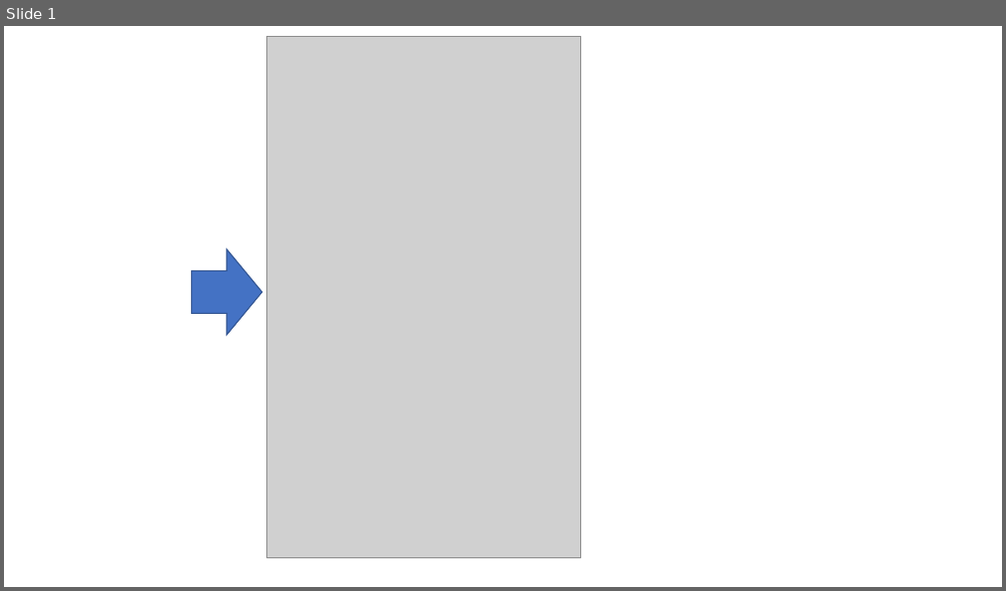
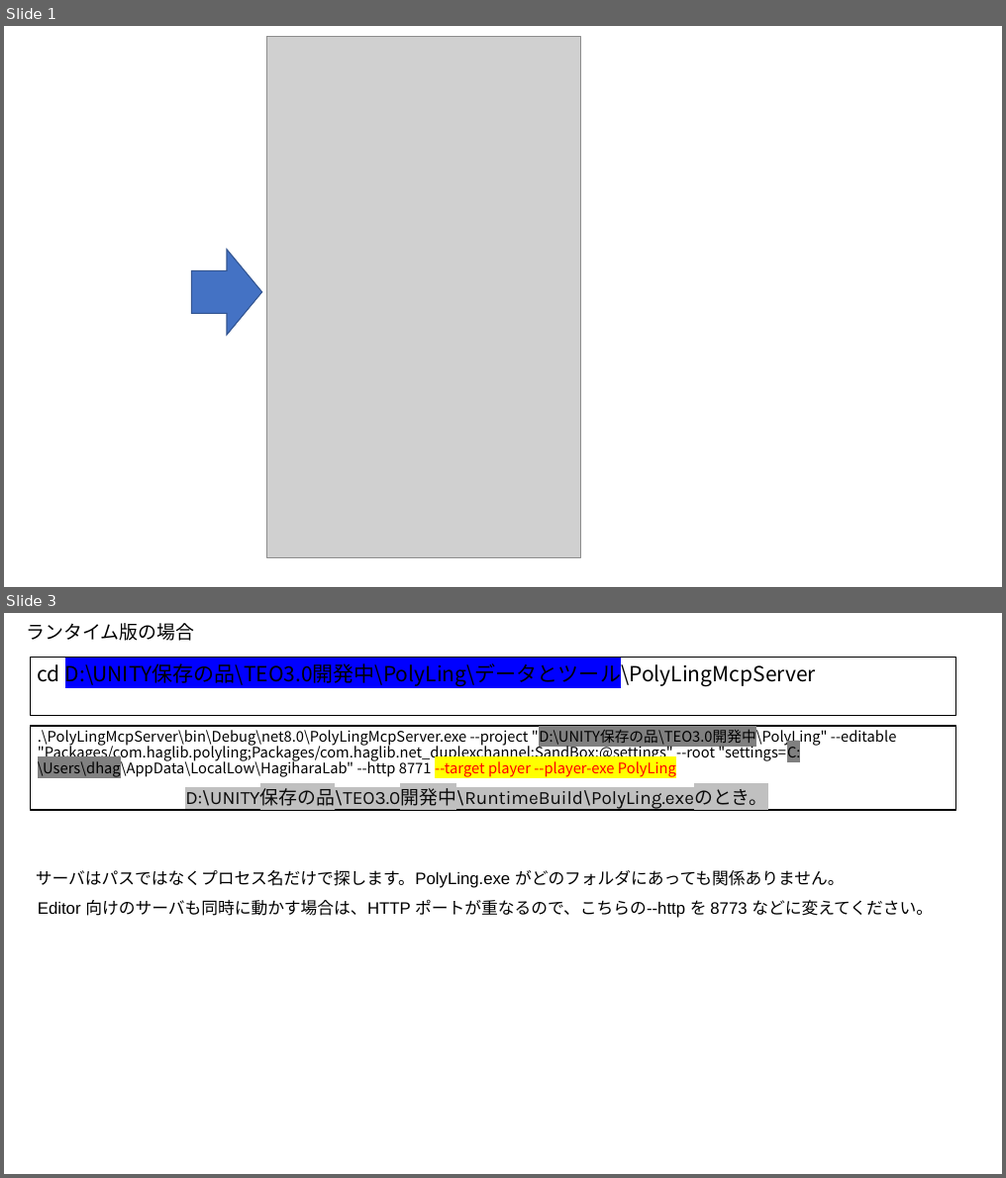
Before and after one commit to dhag/PolyLingMcpServer, a slide deck: 起動と接続.pptx. Shown one above the other, each under a label of ours: slide 1 before the commit, slides 1 and 3 after it; the slides between them are not shown. The pictures are 1006x591 and 1006x1178 pixels, drawn with LibreOffice and Linux fonts; fonts in the diff are those of the drawing; grey boxes stand for pictures. Boxes give left, top, right and bottom in pixels: in the first picture for what was removed or moved away, otherwise in the second. Text is boxed around its words. In the diff, an @@ line names an element or a change of style, - is before the commit and + after.

Commit message:
ランタイム版対応・OpenAI対応

```diff
--- a/起動と接続.pptx
+++ b/起動と接続.pptx
@@ slide 3 added at [4, 613, 1002, 1174], background #FFFFFF @@
@@ text added at [26, 623, 194, 641], 18 pt, text #000000 @@
+ランタイム版の場合
@@ rectangle added at [30, 658, 956, 715], outline #000000 1 pt, 20 pt, text #000000 @@
+cd D:\UNITY保存の品\TEO3.0開発中\PolyLing\データとツール\PolyLingMcpServer
@@ subtitle added at [30, 726, 956, 810], outline #000000 1.5 pt, 14 pt, text #000000 @@
+.\PolyLingMcpServer\bin\Debug\net8.0\PolyLingMcpServer.exe --project "D:\UNITY保存の品\TEO3.0開発中\PolyLing" --editable "Packages/com.haglib.polyling;Packages/com.haglib.net_duplexchannel;SandBox;@settings" --root "settings=C:\Users\dhag\AppData\LocalLow\HagiharaLab" --http 8771 --target player --player-exe PolyLing
@@ text added at [185, 788, 768, 810], 18 pt, text #0B0B0B @@
+D:\UNITY保存の品\TEO3.0開発中\RuntimeBuild\PolyLing.exeのとき。
@@ text added at [36, 870, 845, 888], 16 pt, text #000000 @@
+サーバはパスではなくプロセス名だけで探します。PolyLing.exe がどのフォルダにあっても関係ありません。
@@ text added at [38, 899, 933, 918], 16 pt, text #000000 @@
+Editor 向けのサーバも同時に動かす場合は、HTTP ポートが重なるので、こちらの--http を 8773 などに変えてください。
```
Also in this commit, not shown: 1 slide changed, 12 other files.
